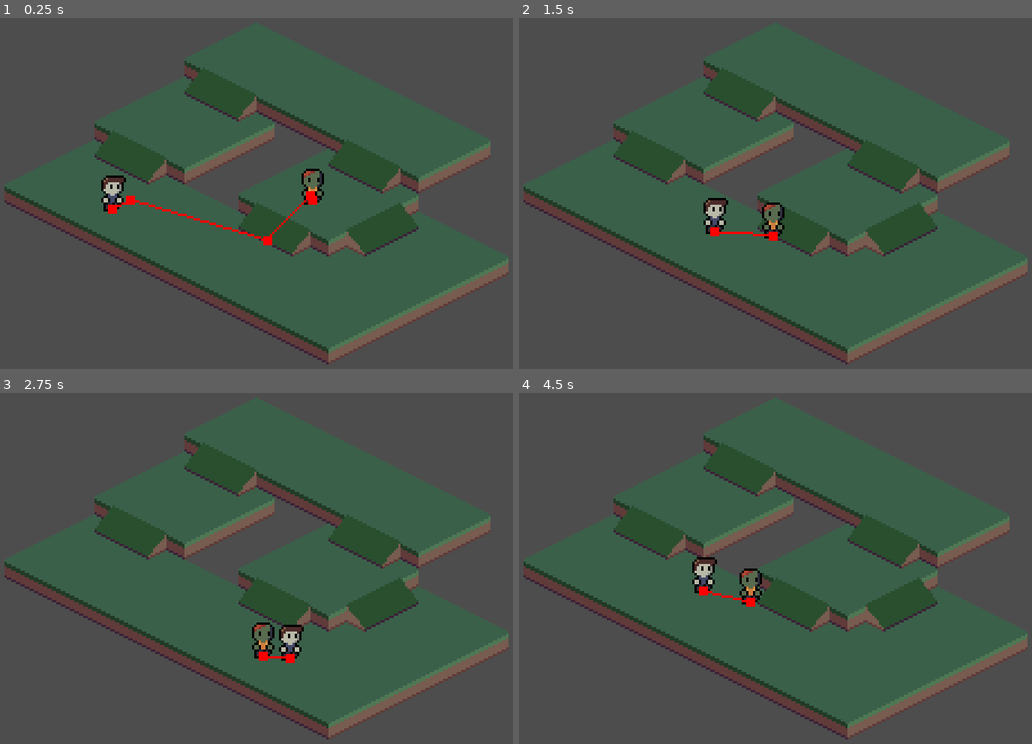
Above: before the commit, frames 1-4 (two rows, left to right).
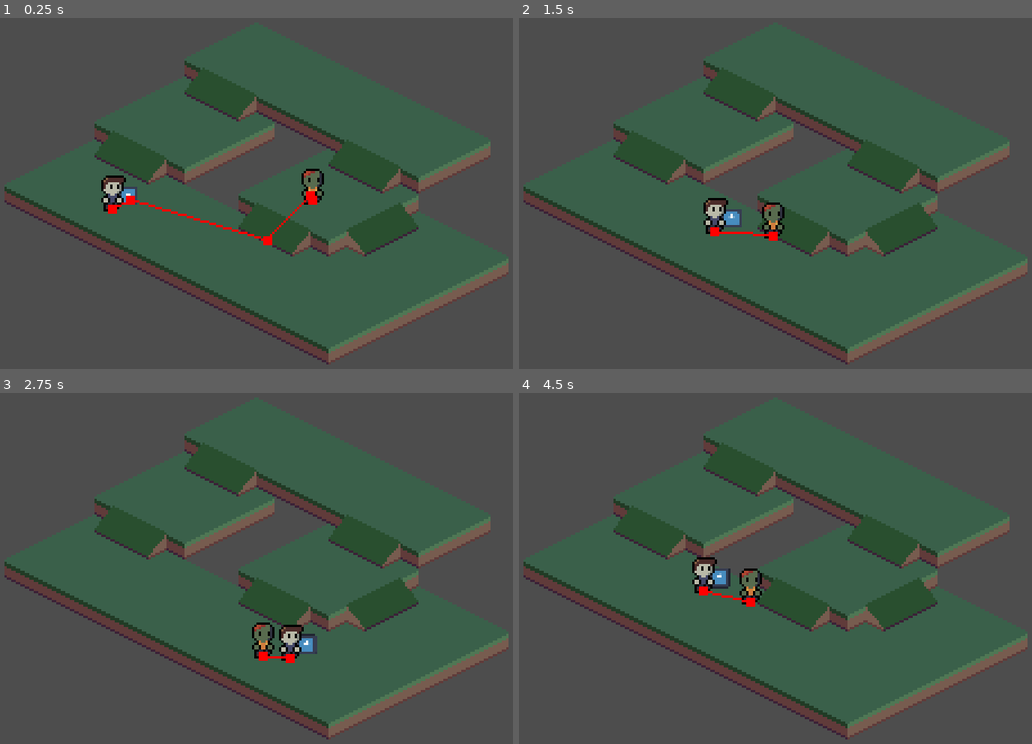
Above: after the commit, the same moments.

Repository: CARDinalCAWWW/Hunker-In-The-Bunker
Game: Godot game, scene res://PlayArea/play_area.tscn
Same seed, same stepped clock (60 frames per second), same inputs: the game is played once before the commit and once after it. The engine's default icon, where the game draws it, is replaced by a stand-in: a white triangle on a blue panel in a dark square.
Inputs:
- Up to frame 1 (0.25 s): no input
- Up to frame 2 (1.5 s): hold D (ui_right) 0.53-1.28 s; hold S (ui_down) from 1.28 s (still down)
- Up to frame 3 (2.75 s): release S (ui_down) at 2.03 s; hold D (ui_right) from 2.03 s (still down)
- Up to frame 4 (4.5 s): release D (ui_right) at 2.78 s; hold W (ui_up) 2.78-3.53 s; hold A (ui_left) from 3.53 s (still down)

The runs differ from the first frame. In frame 1, 0.1% of the frame differs, in the area x 23-27%, y 48-54%; in frame 2, 0.2%; in frame 3, 0.2%, in the area x 57-62%, y 68-75%; in frame 4, 0.2%.

Commit message:
Start Weapon
Area detects enemys

Diff:
--- a/hunker-in-the-bunker-game/PlayArea/play_area.tscn
+++ b/hunker-in-the-bunker-game/PlayArea/play_area.tscn
@@ -1,9 +1,10 @@
-[gd_scene load_steps=8 format=4 uid="uid://pw5xbgungxwb"]
+[gd_scene load_steps=9 format=4 uid="uid://pw5xbgungxwb"]
 
 [ext_resource type="Texture2D" uid="uid://fndmpqwcxvb2" path="res://PlayArea/Land1.png" id="1_bdbf3"]
 [ext_resource type="Script" uid="uid://llajr4g03ys6" path="res://PlayArea/tile_map_layer.gd" id="2_4mk7f"]
 [ext_resource type="PackedScene" uid="uid://l5vfbm5wjyuw" path="res://Player/player.tscn" id="2_88nlx"]
 [ext_resource type="PackedScene" uid="uid://y77uhfy36syk" path="res://Enemy/enemy.tscn" id="4_bdbf3"]
+[ext_resource type="PackedScene" uid="uid://dwb61br4w7fnu" path="res://Weapon/weapon.tscn" id="4_to4hi"]
 
 [sub_resource type="TileSetAtlasSource" id="TileSetAtlasSource_oxk8t"]
 texture = ExtResource("1_bdbf3")
@@ -74,6 +75,9 @@
 position = Vector2(-63, 25)
 moveSpeed = 50.0
 
+[node name="Weapon" parent="Player" instance=ExtResource("4_to4hi")]
+position = Vector2(7, -6)
+
 [node name="Enemy1" parent="." instance=ExtResource("4_bdbf3")]
 position = Vector2(32, 22)
 speed = 30
--- /dev/null
+++ b/hunker-in-the-bunker-game/Weapon/weapon.gd
@@ -0,0 +1,9 @@
+extends Area2D
+
+# Called every frame. 'delta' is the elapsed time since the previous frame.
+func _physics_process(delta: float) -> void:
+	var overlapping_bodies = get_overlapping_bodies()
+
+	for body in overlapping_bodies:
+		if body.is_in_group("enemy"):
+			print("Gotcha!")
--- /dev/null
+++ b/hunker-in-the-bunker-game/Weapon/weapon.tscn
@@ -0,0 +1,17 @@
+[gd_scene load_steps=4 format=3 uid="uid://dwb61br4w7fnu"]
+
+[ext_resource type="Script" uid="uid://b8qesyq2dilwe" path="res://Weapon/weapon.gd" id="1_4447s"]
+[ext_resource type="Texture2D" uid="uid://c731t1bbqsheh" path="res://icon.svg" id="1_lfpbp"]
+
+[sub_resource type="RectangleShape2D" id="RectangleShape2D_4447s"]
+size = Vector2(8, 8)
+
+[node name="Weapon" type="Area2D"]
+script = ExtResource("1_4447s")
+
+[node name="Sprite2D" type="Sprite2D" parent="."]
+scale = Vector2(0.07, 0.07)
+texture = ExtResource("1_lfpbp")
+
+[node name="CollisionShape2D" type="CollisionShape2D" parent="."]
+shape = SubResource("RectangleShape2D_4447s")
--- a/hunker-in-the-bunker-game/project.godot
+++ b/hunker-in-the-bunker-game/project.godot
@@ -59,5 +59,4 @@
 
 [navigation]
 
-2d/default_cell_size=0.5
 2d/merge_rasterizer_cell_scale=0.001
Not shown, added: hunker-in-the-bunker-game/Weapon/weapon.gd.uid
